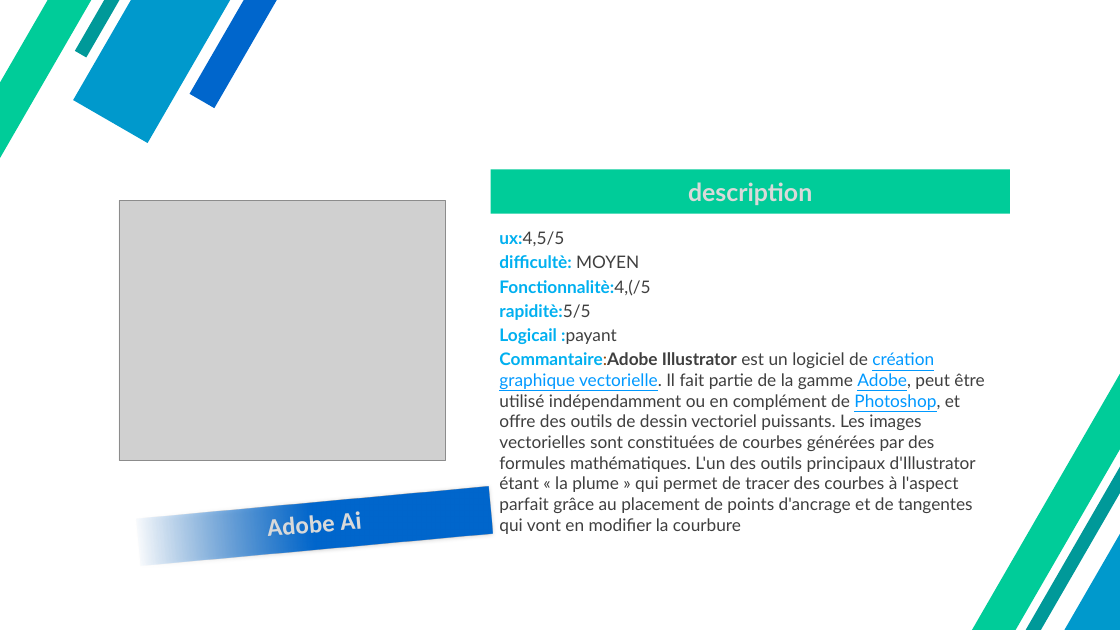
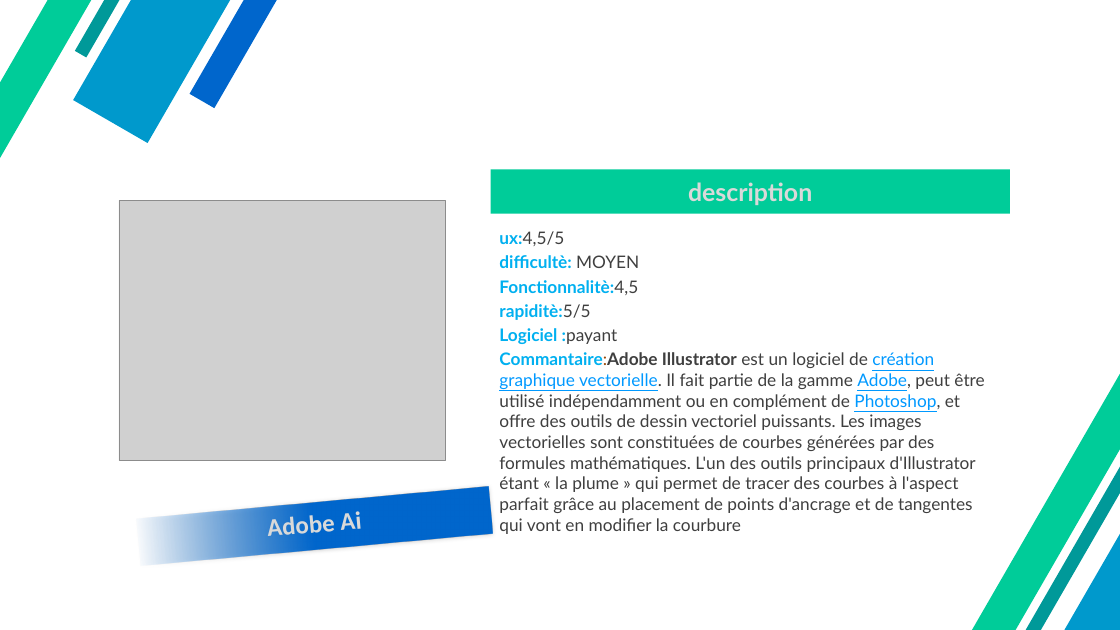
Before and after one commit to ABelcaid/wireframing, a slide deck: slide 12 of le travail de groupe/PROJETRESTO.pptx. Drawn at 1120x630 pixels with LibreOffice and Linux fonts; fonts in the diff are those of the drawing; grey boxes stand for pictures; background and template pictures are left out. Boxes give left, top, right and bottom in pixels: in the first picture for what was removed or moved away, otherwise in the second. Text is boxed around its words. In the diff, an @@ line names an element or a change of style, - is before the commit and + after.

```diff
--- a/le travail de groupe/PROJETRESTO.pptx
+++ b/le travail de groupe/PROJETRESTO.pptx
@@ text at (499, 280, 638, 295): text changed @@
-Fonctionnalitè:4,(/5
+Fonctionnalitè:4,5
@@ text at (499, 328, 618, 344): text changed @@
-Logicail :payant
+Logiciel :payant
```
Also in this commit, not shown: 3 other slides changed, 8 other files.
